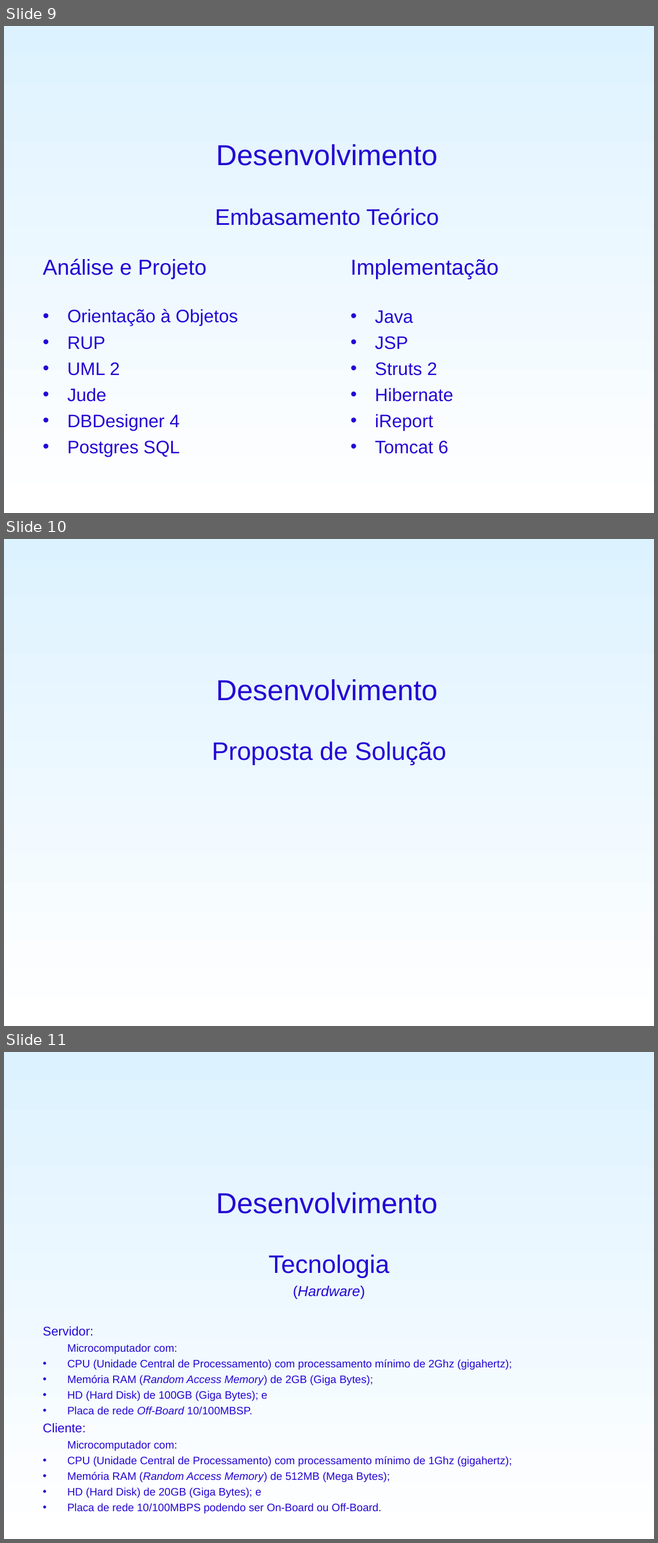
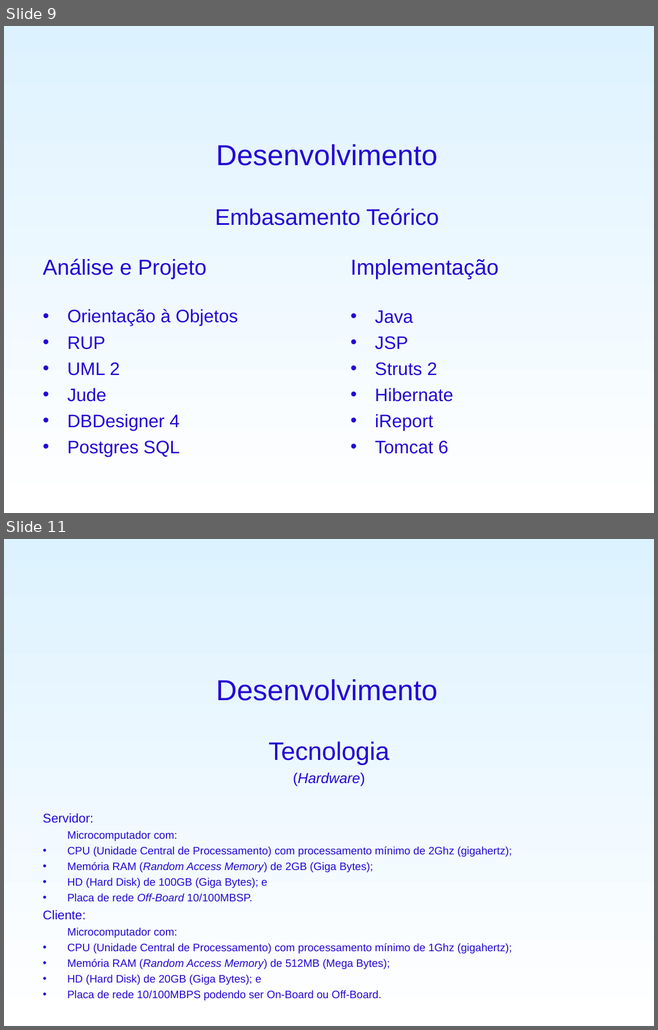
Before and after one commit to fygarciaj/spammichelangelo, a slide deck: SisPAM/PreProjeto/ApresentaçãoTCC.ppt. Shown one above the other, each under a label of ours: slides 9, 10 and 11 before the commit, slides 9 and 11 after it; the slides between them are not shown. The pictures are 658x1543 and 658x1030 pixels, drawn with LibreOffice and Linux fonts; fonts in the diff are those of the drawing; background and template pictures are left out. Boxes give left, top, right and bottom in pixels: in the first picture for what was removed or moved away, otherwise in the second. Text is boxed around its words. In the diff, an @@ line names an element or a change of style, - is before the commit and + after.

```diff
--- a/SisPAM/PreProjeto/ApresentaçãoTCC.ppt
+++ b/SisPAM/PreProjeto/ApresentaçãoTCC.ppt
@@ slide 10 removed at [4,539,654,1026], background gradient #DDF2FF to #FFFFFF @@
@@ title removed at [216,679,437,701] @@
-Desenvolvimento
@@ text removed at [212,741,446,765] @@
-Proposta de Solução
```
Also in this commit, not shown: 1 slide changed, 2 slides added, 2 other files.
